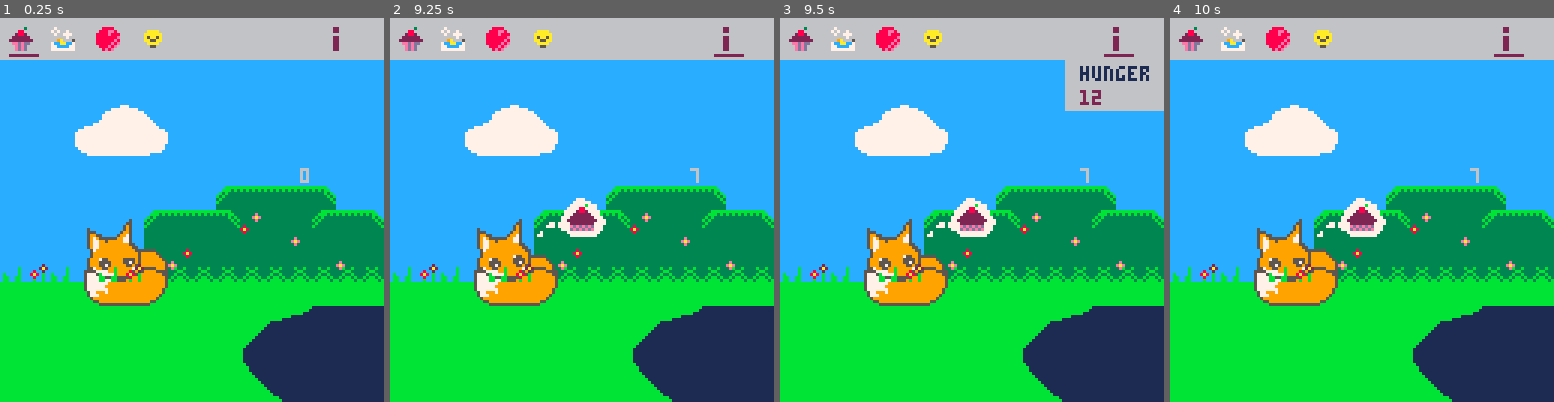
Above: before the commit, frames 1-4 (left to right).
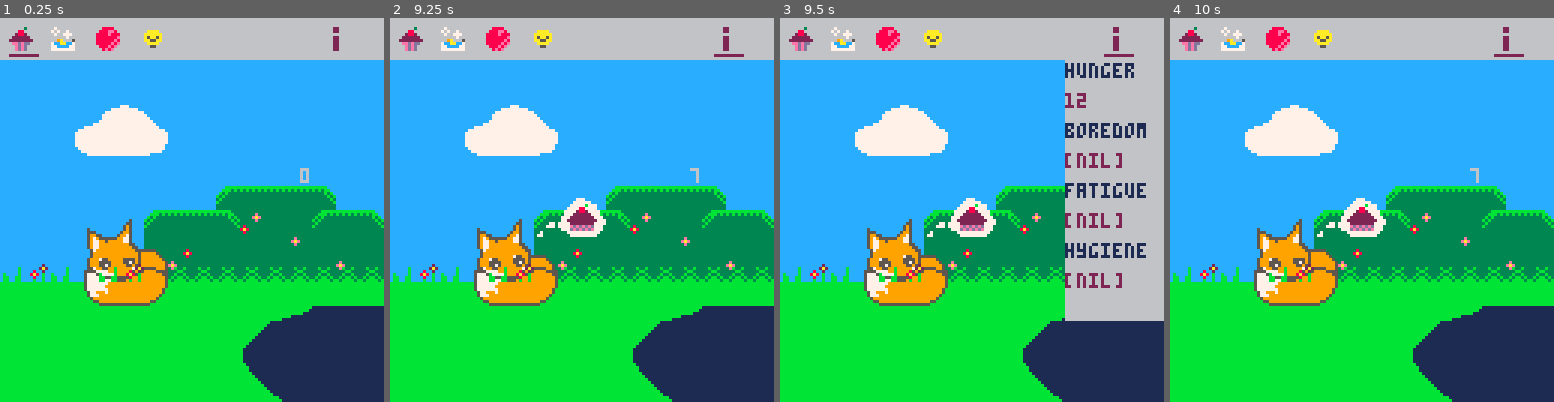
Above: after the commit, the same moments.

Repository: Cigh/pico8-playground
Game: PICO-8 cartridge carts/foxmagotchi.p8
The game is run twice, just before and just after one commit, with the same random seed, the same clock (stepped at 60 frames per second) and the same inputs.
Inputs:
- Up to frame 1 (0.25 s): no input
- Up to frame 2 (9.25 s): tap O (Z key) at 0.7, 1.7, 2.1, 2.5, 2.9, 3.3, 3.7, 4.1, 4.5, 4.9, 5.3, 5.7, 6.1, 6.5, 6.9, 7.3, 7.7, 8.1, 8.5, 8.9 s; hold Right 1.6-2.1 s; hold Right 2.47-3.03 s; hold Left 3.08-3.58 s; hold Right 4.02-4.68 s; hold Left 5.08-5.68 s; hold Right 6.08-6.58 s; hold Right 6.63-7.13 s; hold Right 7.5-8.07 s; hold Left 8.12-8.62 s; hold Right from 9.05 s (still down)
- Up to frame 3 (9.5 s): keep holding Right; tap O (Z key) at 9.3 s
- Up to frame 4 (10 s): tap O (Z key) at 9.7 s; release Right at 9.72 s

Frames 1-2 are identical in both runs. In frame 3, 15% of the frame differs, in the area x 74-100%, y 11-79%; in frame 4, nothing differs.

Commit message:
More info in status tab

Diff:
--- a/carts/foxmagotchi.p8
+++ b/carts/foxmagotchi.p8
@@ -67,9 +67,15 @@
     line(hud_x, hud_y, hud_x + 9, hud_y, 2)
   -- draw the status panel
   if (show_info) then
-    rectfill(95, 14, 128, 30, 6) -- panel
-    print("hunger", 100, 16, 1)
-    print(hunger, 100, 24, 2)
+    rectfill(95, 14, 128, 100, 6) -- panel
+    print("hunger", 95, 15, 1)
+    print(hunger, 95, 25, 2)
+    print("boredom", 95, 35, 1)
+    print(boredom, 95, 45, 2)
+    print("fatigue", 95, 55, 1)
+    print(fatigue, 95, 65, 2)
+    print("hygiene", 95, 75, 1)
+    print(hygiene, 95, 85, 2)
   end
 
   -- draw the hud items
